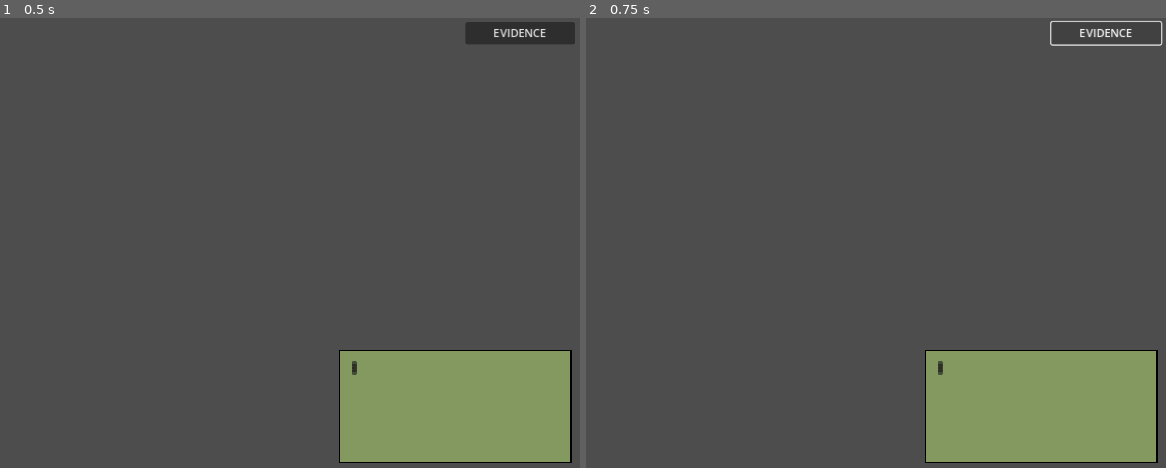
Above: before the commit, frames 1-2 (left to right).
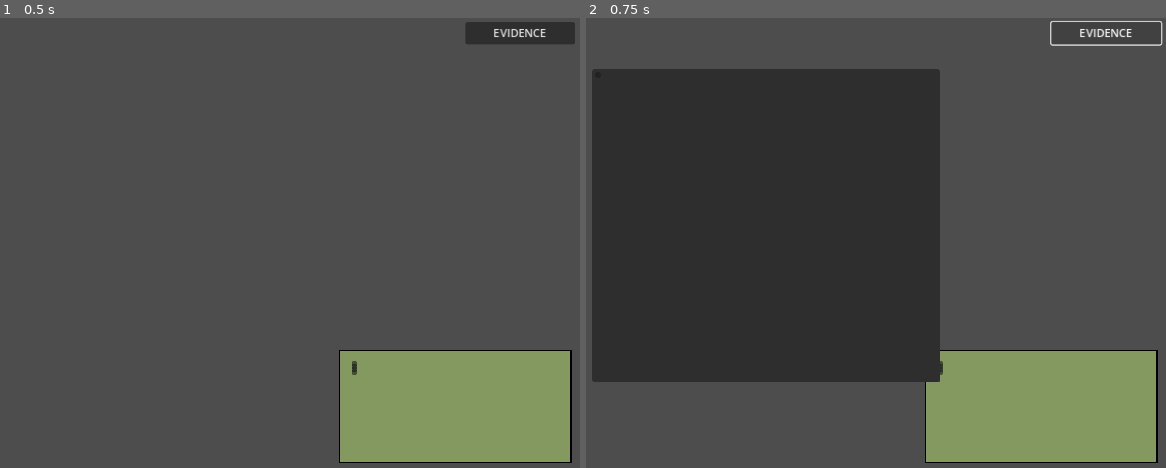
Above: after the commit, the same moments.

Repository: whatgum/GAMEJAM2022
Game: Godot game, scene res://QuestioningScene.tscn
The game is run twice, just before and just after one commit, with the same random seed, the same clock (stepped at 60 frames per second) and the same inputs. This scene is started directly instead of the project's main scene.
Inputs:
- Up to frame 1 (0.5 s): no input
- Up to frame 2 (0.75 s): click "EVIDENCE" at 0.5 s

Frame 1 is identical in both runs. In frame 2, 42% of the frame differs, in the area x 1-62%, y 11-81%.

Commit message:
popups and other notable effects

Diff:
--- /dev/null
+++ b/COPS/PopupPanel.gd
@@ -0,0 +1,7 @@
+extends PopupPanel
+
+
+
+
+func _on_evidence_button_pressed():
+	popup_centered(Vector2i(500,500))
--- a/COPS/QuestioningScene.tscn
+++ b/COPS/QuestioningScene.tscn
@@ -1,8 +1,9 @@
-[gd_scene load_steps=6 format=3 uid="uid://dpr8fsxvr4c63"]
+[gd_scene load_steps=7 format=3 uid="uid://dpr8fsxvr4c63"]
 
 [ext_resource type="Theme" uid="uid://dfuo2s12dh10a" path="res://gameTheme.tres" id="1_ieqv2"]
 [ext_resource type="PackedScene" uid="uid://dj3c4vxp0l518" path="res://questionScene.tscn" id="1_qo5sj"]
 [ext_resource type="Script" path="res://CreateQuestion.gd" id="2_x4aks"]
+[ext_resource type="Script" path="res://PopupPanel.gd" id="4_hfcs3"]
 
 [sub_resource type="RectangleShape2D" id="RectangleShape2D_fsj4o"]
 size = Vector2(371, 462)
@@ -119,3 +120,20 @@
 __meta__ = {
 "_edit_use_anchors_": false
 }
+
+[node name="PopupPanel" type="PopupPanel" parent="."]
+script = ExtResource( "4_hfcs3" )
+
+[node name="ScrollContainer" type="ScrollContainer" parent="PopupPanel"]
+offset_left = 4.0
+offset_top = 4.0
+offset_right = 96.0
+offset_bottom = 96.0
+horizontal_scroll_mode = 0
+
+[node name="GridContainer" type="GridContainer" parent="PopupPanel/ScrollContainer"]
+columns = 2
+
+[node name="Control" parent="PopupPanel/ScrollContainer/GridContainer" instance=ExtResource( "1_qo5sj" )]
+
+[connection signal="pressed" from="evidenceButton" to="PopupPanel" method="_on_evidence_button_pressed"]
--- /dev/null
+++ b/COPS/evidenceScene.tscn
@@ -0,0 +1,47 @@
+[gd_scene load_steps=4 format=3 uid="uid://bawf3pu6aar32"]
+
+[ext_resource type="Texture2D" uid="uid://bmusuyq6x6k1x" path="res://icon.png" id="1_g8bff"]
+[ext_resource type="Theme" uid="uid://dfuo2s12dh10a" path="res://gameTheme.tres" id="2_b1nix"]
+
+[sub_resource type="StyleBoxFlat" id="StyleBoxFlat_gux7l"]
+bg_color = Color(0.67451, 0.647059, 0.596078, 1)
+border_width_left = 1
+border_width_top = 1
+border_width_right = 1
+border_width_bottom = 1
+border_color = Color(0, 0, 0, 1)
+corner_radius_top_left = 5
+corner_radius_top_right = 5
+corner_radius_bottom_right = 5
+corner_radius_bottom_left = 5
+
+[node name="Control" type="Panel"]
+anchor_right = 0.124
+anchor_bottom = 0.19
+theme_override_styles/panel = SubResource( "StyleBoxFlat_gux7l" )
+__meta__ = {
+"_edit_use_anchors_": false
+}
+
+[node name="Sprite2D" type="TextureRect" parent="."]
+anchor_left = 0.231
+anchor_top = 0.258
+anchor_right = 0.231
+anchor_bottom = 0.258
+texture = ExtResource( "1_g8bff" )
+__meta__ = {
+"_edit_use_anchors_": false
+}
+
+[node name="RichTextLabel" type="RichTextLabel" parent="."]
+anchor_left = 0.02
+anchor_top = 0.044
+anchor_right = 0.98
+anchor_bottom = 0.2
+theme = ExtResource( "2_b1nix" )
+theme_override_font_sizes/normal_font_size = 13
+text = "[center]I think that I love you"
+bbcode_enabled = true
+__meta__ = {
+"_edit_use_anchors_": false
+}
--- a/COPS/gameTheme.tres
+++ b/COPS/gameTheme.tres
@@ -34,6 +34,18 @@
 corner_radius_bottom_left = 3
 corner_detail = 5
 
+[sub_resource type="StyleBoxFlat" id="StyleBoxFlat_gakr3"]
+content_margin_left = 4.0
+content_margin_right = 4.0
+content_margin_top = 4.0
+content_margin_bottom = 4.0
+bg_color = Color(0.1, 0.1, 0.1, 0.6)
+corner_radius_top_left = 3
+corner_radius_top_right = 3
+corner_radius_bottom_right = 3
+corner_radius_bottom_left = 3
+corner_detail = 5
+
 [resource]
 default_font = ExtResource( "1_58qa3" )
 Button/colors/font_color = Color(0.545098, 0.196078, 0.196078, 1)
@@ -43,6 +55,7 @@
 Button/styles/pressed = SubResource( "StyleBoxFlat_kwhpa" )
 Panel/styles/panel = SubResource( "StyleBoxFlat_lkjlk" )
 Panel/styles/panel_fg = SubResource( "StyleBoxFlat_j1vaf" )
+PopupPanel/styles/panel = SubResource( "StyleBoxFlat_gakr3" )
 RichTextLabel/font_sizes/mono_font_size = 16
 RichTextLabel/font_sizes/normal_font_size = 14
 RichTextLabel/fonts/normal_font = ExtResource( "1_58qa3" )
Not shown: 1 places in COPS/gameTheme.tres that only renumber resources
